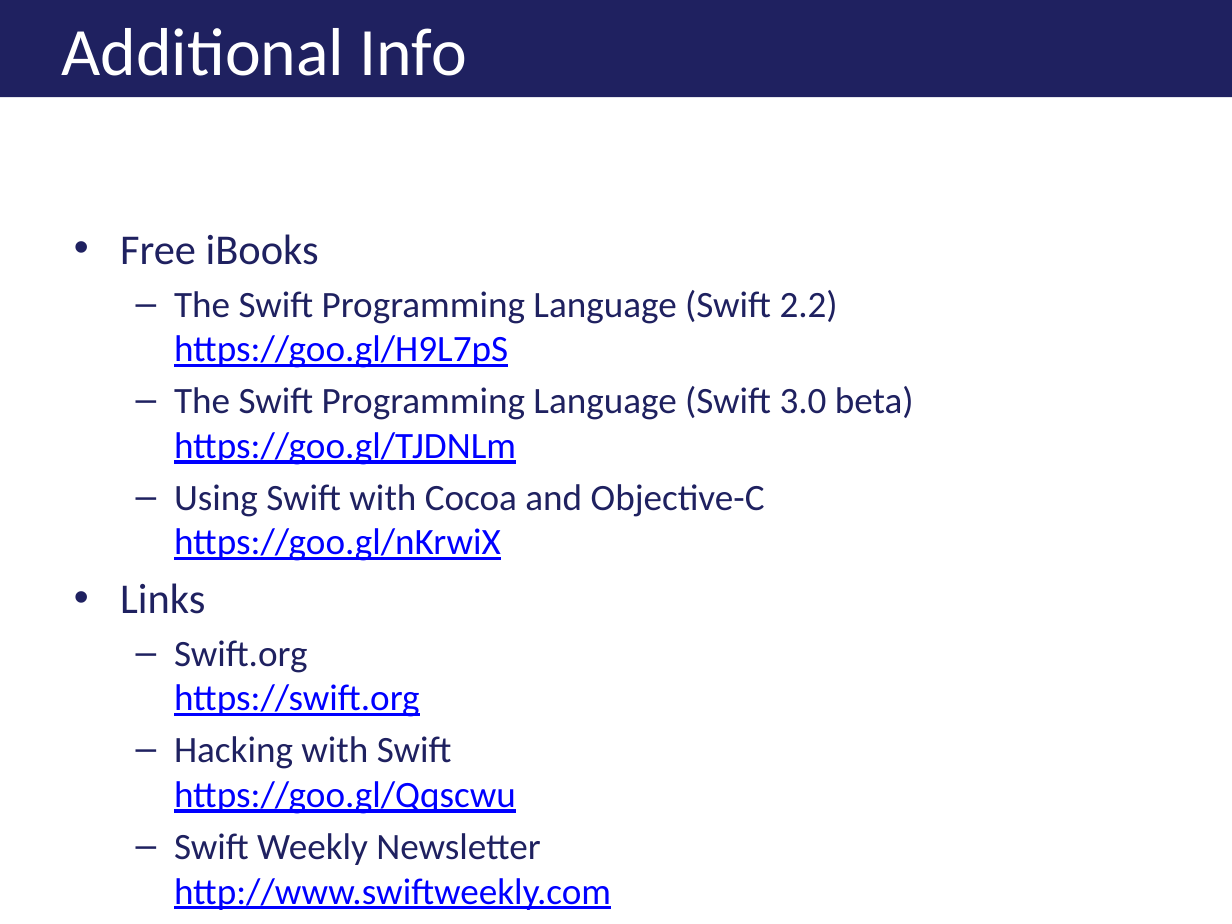
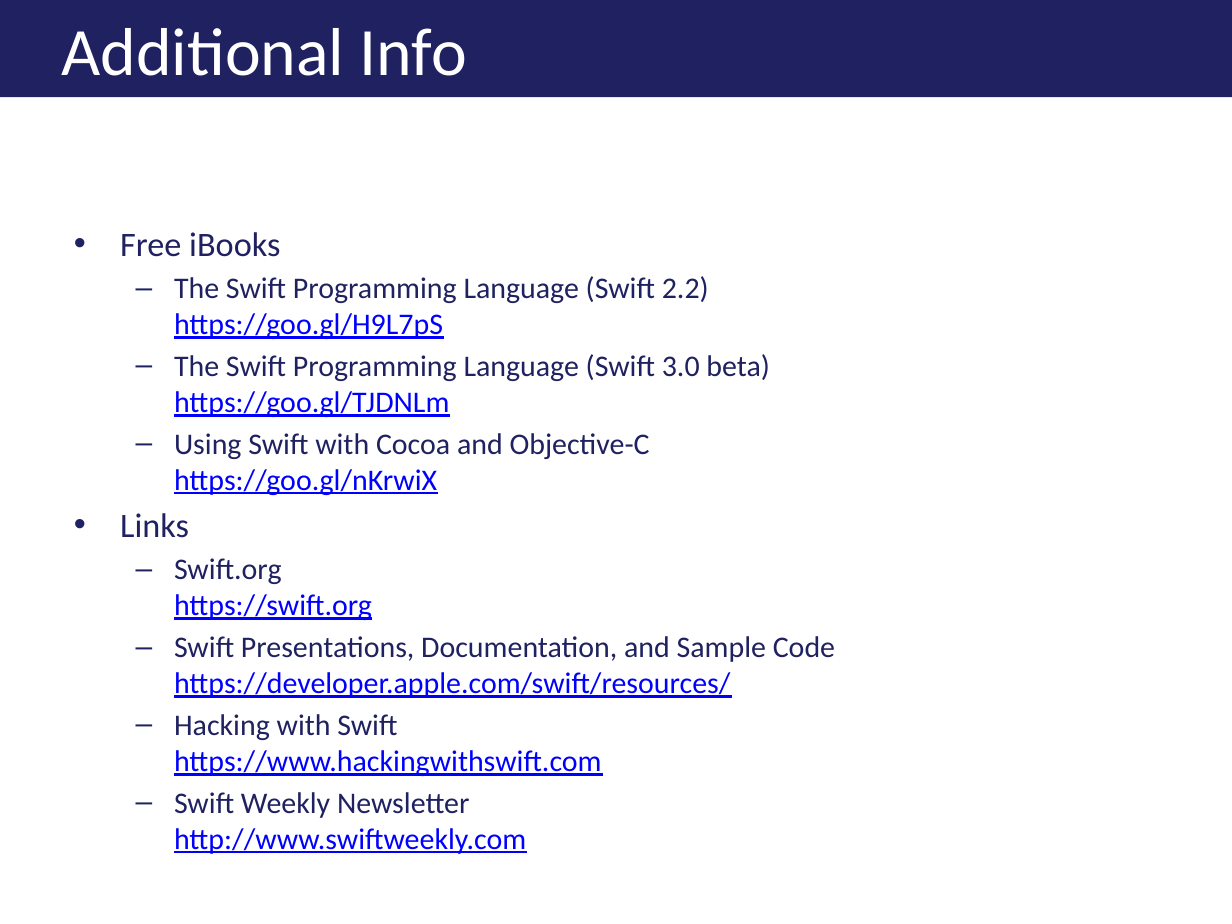
Before and after one commit to jkwuc89/Presentations, a slide deck: slide 7 of A Swift Introduction to Swift.pptx (slide 5 before the commit). Drawn at 1232x924 pixels with LibreOffice and Linux fonts; fonts in the diff are those of the drawing; background and template pictures are left out. Boxes give left, top, right and bottom in pixels: in the first picture for what was removed or moved away, otherwise in the second. Text is boxed around its words. In the diff, an @@ line names an element or a change of style, - is before the commit and + after.

Commit message:
Added slidedeck for A Swift Presentation to Swift

```diff
--- a/A Swift Introduction to Swift.pptx
+++ b/A Swift Introduction to Swift.pptx
@@ text at (x1=120, y1=232, x2=770, y2=818): size 24.8 to 20 pt in "Free iBooks", "Links"; size 21.7 to 17.5 pt in "The Swift Programming Language (Swift 2.2) https://goo.gl/H9 ...", "The Swift Programming Language (Swift 3.0 beta) ...", "Using Swift with Cocoa and Objective-C https://goo.gl/nKrwiX", "Swift.org https://swift.org" and 1 more places @@
@@ text at (x1=174, y1=636, x2=835, y2=776): text changed; size 21.7 to 17.5 pt @@
-  – Hacking with Swift
-    https://goo.gl/Qqscwu
+  – Swift Presentations, Documentation, and Sample Code
+    https://developer.apple.com/swift/resources/
+  – Hacking with Swift
+    https://www.hackingwithswift.com
```
Also in this commit, not shown: 3 other slides changed, 2 slides added.
